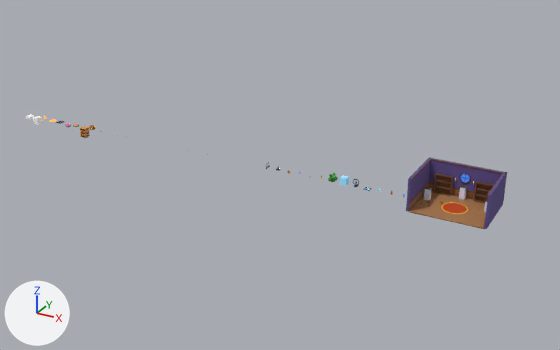
One commit to the Blender file blender/assets.blend: the scene before it, then after it.
Before and after are seen from a camera (50 mm lens) standing at (90.7, -82.9, 40.8) and looking at (44.0, 1.9, -1.7). Arrows for +X, +Y and +Z are at lower left; the lights stay in place. The first picture is the older version.

The scene before the commit, as lines of its bpy script (objects in view):
```python
me_room_floor = bpy.data.meshes.new('room_floor')
me_room_floor.from_pydata(...)  # 512 vertices, 384 faces; spans x -4.49..4.49, y -3.48..3.48, z -0.1..0.0
me_room_floor.materials.append(mat_plank)  # brown #a8764a
me_room_walls = bpy.data.meshes.new('room_walls')
me_room_walls.from_pydata(...)  # a box spanning x -4.8..4.8, y 3.5..3.8, z 0.0..4.2; a box spanning x -4.8..-4.5, y -3.5..3.8, z 0.0..4.2; a box spanning x 4.5..4.8, y -3.5..3.8, z 0.0..4.2
me_room_walls.materials.append(mat_wallpaper)  # purple #5b4b8a
ob_menu_room = bpy.data.objects.new('menu_room', None)
ob_menu_room.location = (68.8, 0.0, 0.0)
ob_room_floor = bpy.data.objects.new('room_floor', me_room_floor)
ob_room_floor.parent = ob_menu_room
ob_room_floor.location = (0.0, 0.0, 0.0)
ob_room_walls = bpy.data.objects.new('room_walls', me_room_walls)
ob_room_walls.parent = ob_menu_room
ob_room_walls.location = (0.0, 0.0, 0.0)
```
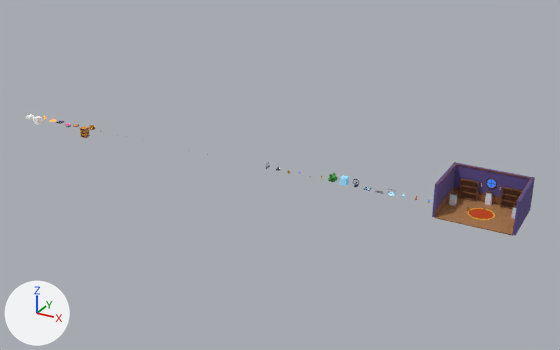
ob_menu_room is not drawn itself; it is the parent of ob_room_floor_base, ob_room_floor, ob_room_walls, ob_room_wainscot, ob_room_wainscot_panels, ob_room_rug_edge, ob_room_rug, ob_room_bookcase_left.

Pixel boxes [x1, y1, x2, y2] of what changed, in the pictures (560 x 350 px):
'room_walls', moved
    before: [406, 158, 507, 229]
    after: [432, 162, 535, 235]
'room_floor', moved
    before: [409, 191, 486, 229]
    after: [435, 196, 515, 236]
'room_bookcase_left', moved
    before: [433, 173, 453, 196]
    after: [458, 178, 479, 202]
'room_bookcase_right', moved
    before: [474, 181, 494, 203]
    after: [500, 186, 522, 209]
'room_wainscot', moved
    before: [408, 159, 503, 225]
    after: [435, 164, 531, 235]
'room_rug', moved
    before: [443, 203, 467, 213]
    after: [469, 209, 494, 219]
'room_wainscot_panels', moved
    before: [410, 184, 474, 208]
    after: [436, 189, 501, 214]
'room_window_glass', moved
    before: [461, 174, 470, 182]
    after: [487, 179, 496, 188]
'room_vitrina_center_pedestal', moved
    before: [459, 192, 466, 200]
    after: [485, 197, 493, 205]
'room_rug_edge', moved
    before: [441, 202, 468, 214]
    after: [468, 208, 495, 220]
'room_vitrina_left_pedestal', moved
    before: [424, 193, 431, 200]
    after: [449, 198, 457, 206]
'room_window_frame', moved
    before: [459, 173, 471, 184]
    after: [486, 178, 497, 189]
'room_vitrina_left_glass', moved
    before: [425, 189, 431, 194]
    after: [450, 194, 457, 200]
'room_vitrina_center_glass', moved
    before: [460, 187, 466, 193]
    after: [486, 193, 493, 198]
'room_floor_base', moved
    before: [411, 203, 484, 229]
    after: [438, 203, 510, 235]
'room_vitrina_right_pedestal', moved
    before: [484, 206, 487, 213]
    after: [511, 212, 516, 219]
'room_vitrina_center_lid', moved
    before: [460, 185, 467, 188]
    after: [486, 191, 493, 194]
'room_vitrina_left_lid', moved
    before: [425, 187, 431, 190]
    after: [451, 192, 457, 195]

The change, as a list of edits to the scene's bpy script:
```text
Change ob_menu_room:
    ob_menu_room.location: (68.8, 0.0, 0.0) -> (72.0, 0.0, 0.0)
```
